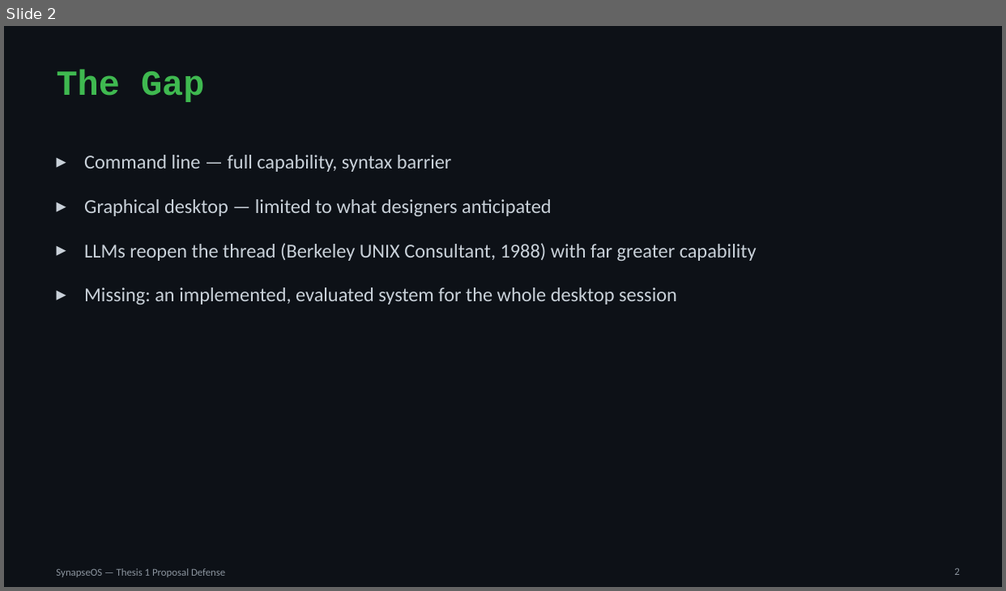
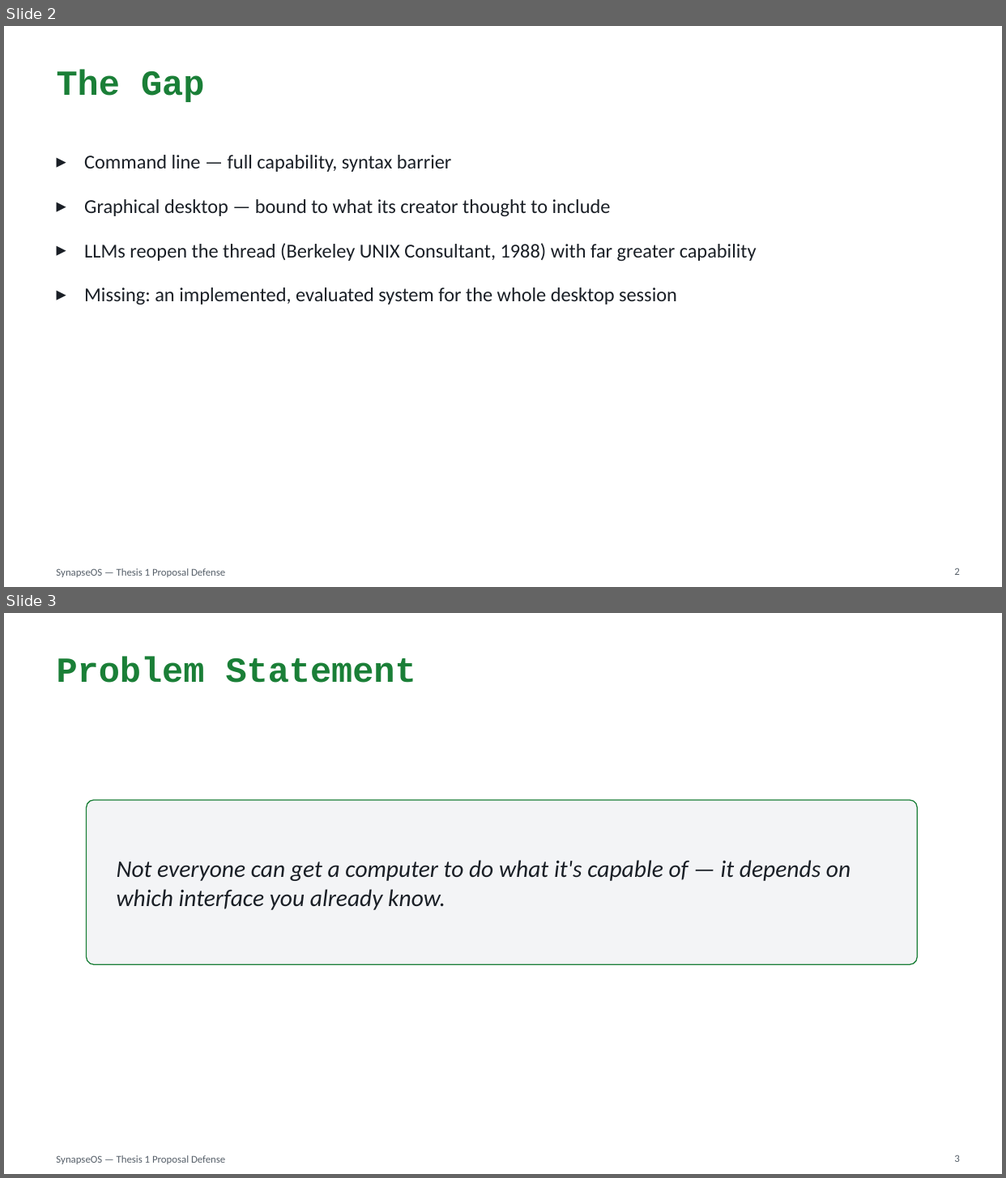
Before and after one commit to willardcsoriano/thesis, a slide deck: thesis 1/defense/SynapseOS_Proposal_Defense.pptx. Shown one above the other, each under a label of ours: slide 2 before the commit, slides 2 and 3 after it. The pictures are 1006x591 and 1006x1178 pixels, drawn with LibreOffice and Linux fonts; fonts in the diff are those of the drawing. Boxes give left, top, right and bottom in pixels: in the first picture for what was removed or moved away, otherwise in the second. Text is boxed around its words. In the diff, an @@ line names an element or a change of style, - is before the commit and + after.

```diff
--- a/thesis 1/defense/SynapseOS_Proposal_Defense.pptx
+++ b/thesis 1/defense/SynapseOS_Proposal_Defense.pptx
@@ slide 3 added at box(4, 613, 1002, 1174), background #FFFFFF; not listed: 1 template element that a slide beside it also shows @@
@@ title added at box(57, 656, 416, 683), 34 pt, text #1A7F37, bold @@
+Problem Statement
@@ rounded rectangle added at box(87, 800, 918, 965), fill #F3F4F6, outline #1A7F37 1 pt @@
@@ text added at box(117, 860, 850, 910), 23 pt, text #1A1F26, italic @@
+Not everyone can get a computer to do what it's capable of — it depends on which interface you already know.
@@ page number added at box(954, 1155, 959, 1162), 10 pt, text #57606A @@
+3
@@ slide 2 changed as well @@
@@ background #0D1117 to #FFFFFF @@
@@ title "The Gap" at box(57, 69, 204, 102): text colour #3FB950 to #1A7F37 @@
@@ text at box(84, 155, 756, 305): text colour #C9D1D9 to #1A1F26 in "Command line — full capability, syntax barrier", "LLMs reopen the thread (Berkeley UNIX Consultant, ...", "Missing: an implemented, evaluated system for the ..." @@
@@ text at box(84, 199, 611, 216): text changed; text colour #C9D1D9 to #1A1F26 @@
-▸ Graphical desktop — limited to what designers anticipated
+▸ Graphical desktop — bound to what its creator thought to include
@@ text "SynapseOS — Thesis 1 Proposal ..." at box(56, 569, 225, 578): text colour #8B949E to #57606A @@
@@ page number at box(954, 568, 959, 575): text colour #8B949E to #57606A @@
```
Also in this commit, not shown: 14 other slides changed, 1 slide removed, 4 other files.
